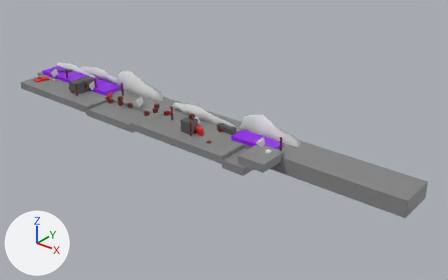
What one commit did to the glTF model assets/map_city.gltf.
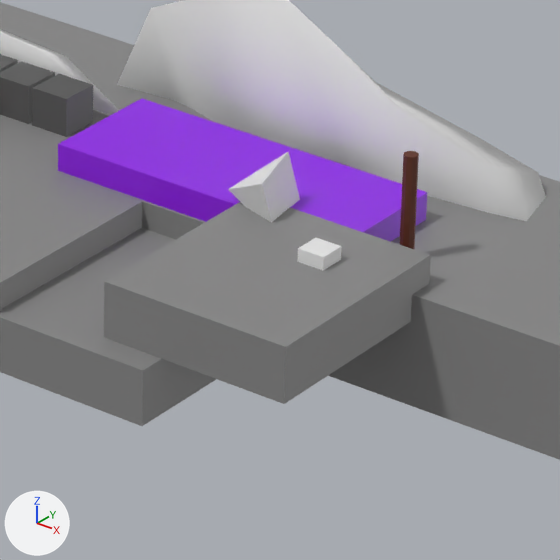
The first picture shows the older version from a camera (50 mm lens) standing at (147.2, -103.8, 65.1) and looking at (58.2, 7.6, -3.9). The close-ups show both versions on the part from 50% to 68% of the width and 41% to 70% of the height of that picture; other places that the commit changed are outside them. Arrows for +X, +Y and +Z are at lower left; the lights stay in place. Where no turn or scale is listed for an object, it has been applied to the vertices.

The older version as bpy lines, for what is in view:
```python
me_cube_004 = bpy.data.meshes.new('Cube.004')
me_cube_004.from_pydata(...)  # a box spanning x -3.05..3.05, y -4.0..4.0, z -1.0..1.0
me_cube_004.materials.append(mat_road)  # grey #868686
me_cube_006 = bpy.data.meshes.new('Cube.006')
me_cube_006.from_pydata(...)  # a box spanning x -0.5..0.5, y -0.5..0.5, z -0.5..0.5
me_cube_006.materials.append(mat_road)  # grey #868686
me_cube_030 = bpy.data.meshes.new('Cube.030')
me_cube_030.from_pydata(...)  # a box spanning x -0.75..0.75, y -0.75..0.75, z 0.0..1.5
me_cube_030.materials.append(mat_stone)  # dark grey #575757
ob_ground_004 = bpy.data.objects.new('Ground.004', me_cube_004)
ob_ground_004.location = (71.79, -2.45, -1.48)
ob_ground_006 = bpy.data.objects.new('Ground.006', me_cube_006)
ob_ground_006.location = (76.04, -1.45, 0.52)
ob_ground_006.rotation_euler = (0.0, 0.0, 1.571)  # degrees (0, 0, 90)
ob_ground_006.scale = (8.0, 7.05, 2.0)
ob_house_004 = bpy.data.objects.new('House.004', me_cube_030)
ob_house_004.location = (62.93, 4.68, 0.44)
# also in view: 'Ogon.004' at (71.5, 9.0, 0.0); 'Slup.011' at (78.0, 3.5, 2.3); 'Ground.007' at (49.7, 6.5, -1.5); 'Ground.001' at (53.8, -2.5, -0.5); 'Spawn_Bird.004' at (73.2, 2.1, 2.2)
```
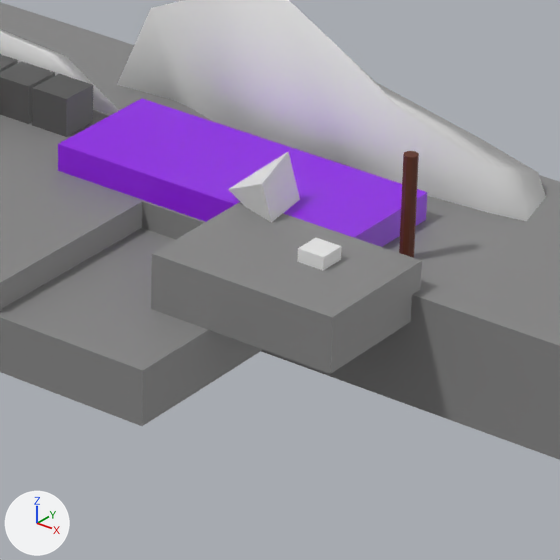
Pixel boxes [x1, y1, x2, y2] of what changed, in the close-ups (560 x 560 px):
```json
{"object": "Ground.006", "change": "moved, rescaled", "before": [104, 202, 431, 404], "after": [151, 202, 422, 374], "on screen": "17% narrower, 15% shorter"}
```

The change, as JSON lines over the scene's bpy script:
```json
{"op": "set", "path": "ob_ground_006.location", "old": "(76.04, -1.45, 0.52)", "new": "(76.04, -0.45, 0.52)"}
{"op": "set", "path": "ob_ground_006.scale", "old": "(8.0, 7.05, 2.0)", "new": "(5.0, 7.05, 2.0)"}
```
